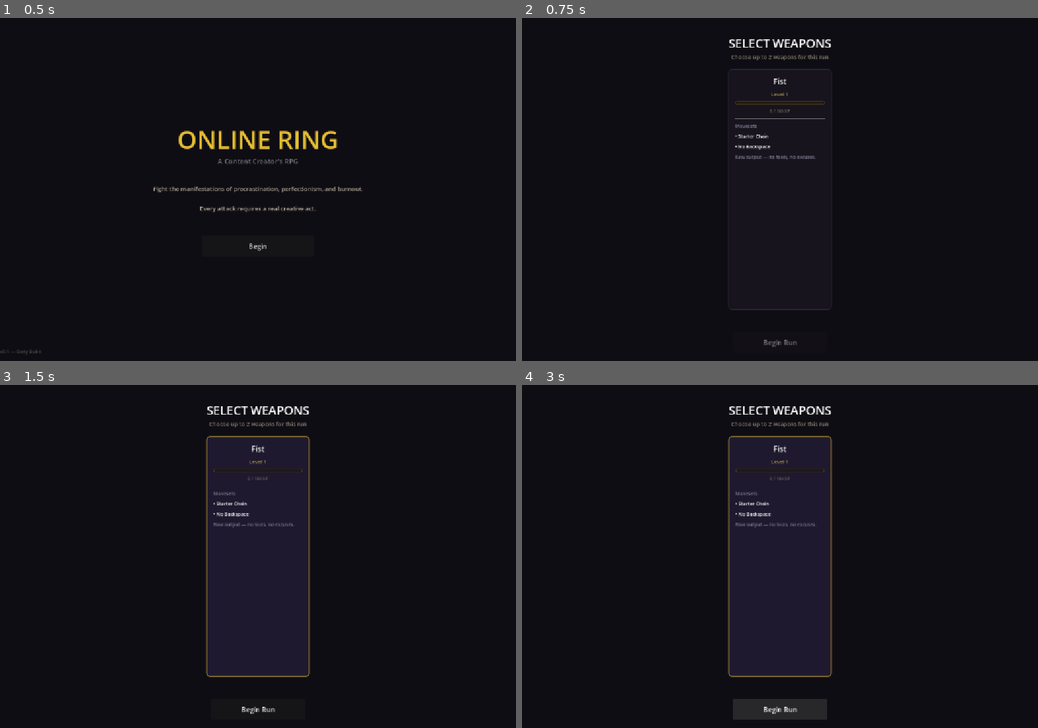
Above: before the commit, frames 1-4 (two rows, left to right).
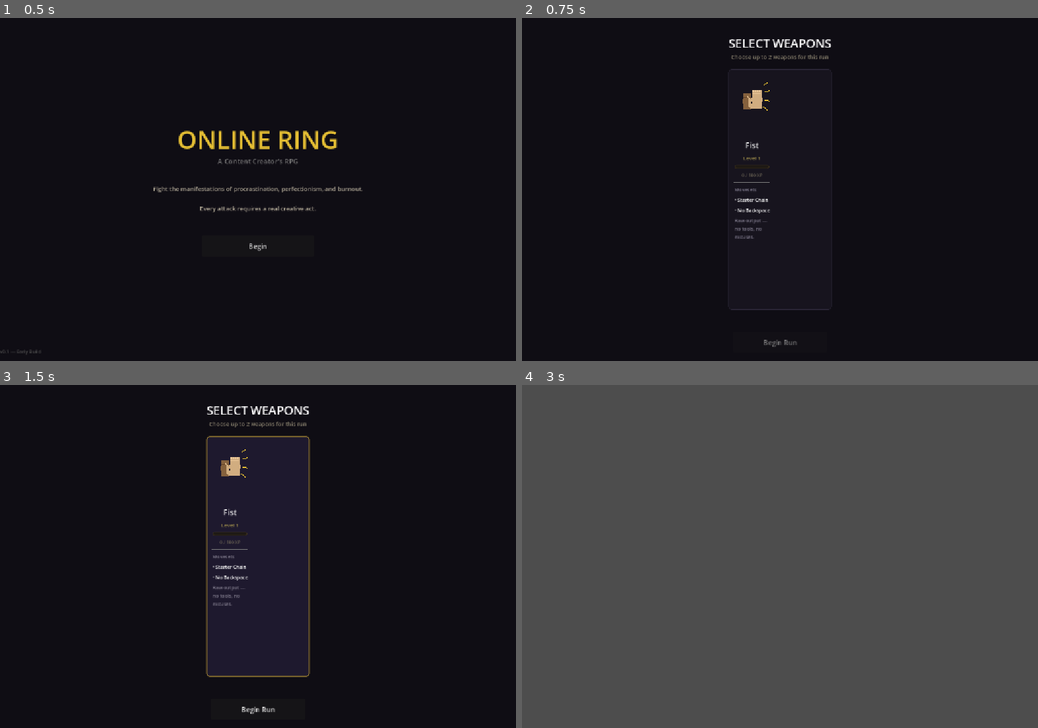
Above: after the commit, the same moments.

Repository: WRCIECH/online-ring
Game: Godot game, scene res://scenes/main/main.tscn
Two runs of this game, one before a commit and one after it. Both use one fixed random seed, a clock stepped at 60 frames per second and the inputs below.
Inputs (mouse positions are in pixels of both pictures, inside the frame that each line leads up to):
- Up to frame 1 (0.5 s): no input
- Up to frame 2 (0.75 s): click "Begin" at 0.5 s
- Up to frame 3 (1.5 s): click (258, 556) at 1.27 s
- Up to frame 4 (3 s): click "Begin Run" at 2 s; click (780, 707) at 2.75 s, where only the run before the commit has a clickable "Begin Run"

Frame 1 is identical in both runs. In frame 2, 0.9% of the frame differs, in the area x 41-59%, y 17-65%; in frame 3, 0.9%; in frame 4, 100%, in the area x 0-100%, y 0-100%.
Error after the commit: Invalid assignment of property or key 'visible' with value of type 'bool' on a base object of type 'Nil'. (res://scripts/combat/weapon_display.gd:27)

Commit message:
Fix scene loading, card click, add fist weapon art
- Fix all 3 .tscn files: ExtResource must be declared before the node
  that references it; remove invalid uid strings — this was causing
  change_scene_to_file() to fail silently (the 'no effect' bug)
- weapon_select_screen: replace PanelContainer card with Panel + a
  transparent Button overlay (PRESET_FULL_RECT) so clicks anywhere on
  the card — including over ProgressBar / WeaponDisplay children — are
  reliably caught regardless of child mouse_filter settings
- weapon_select_screen: add WeaponDisplay (130 px tall) at the top of
  each weapon card so the weapon art is visible during selection
- weapon_display: add 'unarmed' case drawing two raised fists with
  knuckle highlights and gold impact lines

Co-Authored-By: Claude Sonnet 4.6 <noreply@anthropic.com>

Diff:
--- a/data/weapons/moveset_db.gd
+++ b/data/weapons/moveset_db.gd
@@ -127,7 +127,7 @@
 		"types":        ["unarmed", "confidence", "rare"],
 		"steps": [
 			{"name": "Write one opinion without using words like 'maybe', 'perhaps', or 'I think'",
-			                                                            "time": 180, "base_damage": 35, "poise_damage": 15},
+																		"time": 180, "base_damage": 35, "poise_damage": 15},
 		],
 	},
 
--- a/scenes/map/run_map.tscn
+++ b/scenes/map/run_map.tscn
@@ -1,6 +1,6 @@
-[gd_scene format=3 uid="uid://run_map"]
+[gd_scene load_steps=2 format=3]
+
+[ext_resource type="Script" path="res://scripts/map/run_map.gd" id="1"]
 
 [node name="RunMap" type="Control"]
-script = ExtResource("run_map_script")
-
-[ext_resource type="Script" path="res://scripts/map/run_map.gd" id="run_map_script"]
+script = ExtResource("1")
--- a/scenes/ui/run_complete.tscn
+++ b/scenes/ui/run_complete.tscn
@@ -1,6 +1,6 @@
-[gd_scene format=3 uid="uid://run_complete"]
+[gd_scene load_steps=2 format=3]
 
-[ext_resource type="Script" path="res://scripts/ui/run_complete_screen.gd" id="run_complete_script"]
+[ext_resource type="Script" path="res://scripts/ui/run_complete_screen.gd" id="1"]
 
 [node name="RunComplete" type="Control"]
-script = ExtResource("run_complete_script")
+script = ExtResource("1")
--- a/scenes/ui/weapon_select.tscn
+++ b/scenes/ui/weapon_select.tscn
@@ -1,6 +1,6 @@
-[gd_scene format=3 uid="uid://weapon_select"]
+[gd_scene load_steps=2 format=3]
 
-[ext_resource type="Script" path="res://scripts/ui/weapon_select_screen.gd" id="weapon_select_script"]
+[ext_resource type="Script" path="res://scripts/ui/weapon_select_screen.gd" id="1"]
 
 [node name="WeaponSelect" type="Control"]
-script = ExtResource("weapon_select_script")
+script = ExtResource("1")
--- a/scripts/combat/weapon_display.gd
+++ b/scripts/combat/weapon_display.gd
@@ -43,6 +43,7 @@
 	var H  := size.y
 
 	match weapon_id:
+		"unarmed":         _fist(cx, H)
 		"writers_quill":   _quill(cx, H)
 		"dagger":          _dagger(cx, H)
 		"greatsword":      _greatsword(cx, H)
@@ -51,6 +52,56 @@
 		_:                 _generic(cx, H)
 
 	draw_set_transform(Vector2.ZERO, 0.0, Vector2.ONE)
+
+# ── Unarmed / Fist ───────────────────────────────────────────────────────────
+func _fist(cx: float, H: float) -> void:
+	var skin  := Color(0.82, 0.68, 0.50)
+	var dark  := Color(0.52, 0.38, 0.24)
+	var knuck := Color(0.92, 0.78, 0.60)
+	var gold  := Color(0.90, 0.75, 0.20)
+
+	# Back fist (left, slightly behind)
+	draw_colored_polygon(PackedVector2Array([
+		Vector2(cx - 28, H*0.32),
+		Vector2(cx - 4,  H*0.32),
+		Vector2(cx - 2,  H*0.48),
+		Vector2(cx - 4,  H*0.62),
+		Vector2(cx - 26, H*0.62),
+		Vector2(cx - 30, H*0.48),
+	]), dark)
+	draw_line(Vector2(cx - 28, H*0.39), Vector2(cx - 4, H*0.39), Color(0.38, 0.25, 0.14), 1.5)
+
+	# Front fist (right, main)
+	draw_colored_polygon(PackedVector2Array([
+		Vector2(cx + 2,  H*0.26),
+		Vector2(cx + 30, H*0.26),
+		Vector2(cx + 34, H*0.44),
+		Vector2(cx + 30, H*0.60),
+		Vector2(cx + 2,  H*0.60),
+		Vector2(cx - 2,  H*0.44),
+	]), skin)
+	# Knuckle highlights
+	draw_line(Vector2(cx + 2, H*0.33), Vector2(cx + 30, H*0.33), knuck, 2.0)
+	for i in range(4):
+		var kx := cx + 4.0 + i * 7.0
+		draw_circle(Vector2(kx, H*0.28), 2.5, knuck)
+	# Thumb
+	draw_colored_polygon(PackedVector2Array([
+		Vector2(cx - 2,  H*0.44),
+		Vector2(cx - 14, H*0.36),
+		Vector2(cx - 12, H*0.56),
+		Vector2(cx,      H*0.60),
+	]), skin)
+
+	# Impact lines radiating from the right
+	var impact_pts: Array = [
+		[Vector2(cx + 38, H*0.18), Vector2(cx + 52, H*0.12)],
+		[Vector2(cx + 40, H*0.30), Vector2(cx + 56, H*0.28)],
+		[Vector2(cx + 40, H*0.44), Vector2(cx + 56, H*0.46)],
+		[Vector2(cx + 36, H*0.56), Vector2(cx + 50, H*0.62)],
+	]
+	for pts in impact_pts:
+		draw_line(pts[0], pts[1], gold, 2.0)
 
 # ── Writers Quill ─────────────────────────────────────────────────────────────
 func _quill(cx: float, H: float) -> void:
--- a/scripts/ui/weapon_select_screen.gd
+++ b/scripts/ui/weapon_select_screen.gd
@@ -74,20 +74,32 @@
 	_begin_btn.offset_right  = -490
 	add_child(_begin_btn)
 
-func _build_weapon_card(weapon_id: String) -> PanelContainer:
+func _build_weapon_card(weapon_id: String) -> Panel:
 	var wdata: Dictionary = WeaponDB.WEAPONS.get(weapon_id, {})
-	var wlevel: int       = GameManager.get_weapon_level(weapon_id)
-	var wxp:    float     = GameManager.get_weapon_xp(weapon_id)
-	var thres:  float     = WeaponDB.xp_for_next_level(wdata, wlevel)
-
-	var card := PanelContainer.new()
+	var wlevel: int  = GameManager.get_weapon_level(weapon_id)
+	var wxp:    float = GameManager.get_weapon_xp(weapon_id)
+	var thres:  float = WeaponDB.xp_for_next_level(wdata, wlevel)
+
+	# Panel (not PanelContainer) so we can stack a Button overlay on top
+	var card := Panel.new()
 	card.custom_minimum_size = Vector2(240, 0)
 	_style_card(card, false)
 
+	# Content layer
 	var m := _margin(card, 14)
 	var vbox := VBoxContainer.new()
 	vbox.add_theme_constant_override("separation", 8)
 	m.add_child(vbox)
+
+	# Weapon picture
+	var visual := WeaponDisplay.new()
+	visual.custom_minimum_size = Vector2(0, 130)
+	visual.size_flags_horizontal = Control.SIZE_EXPAND_FILL
+	visual.set_weapon(weapon_id)
+	visual.mouse_filter = Control.MOUSE_FILTER_IGNORE
+	vbox.add_child(visual)
+
+	vbox.add_child(HSeparator.new())
 
 	# Name
 	var name_lbl := Label.new()
@@ -107,20 +119,21 @@
 	# XP bar
 	if thres > 0.0:
 		var xp_bar := ProgressBar.new()
-		xp_bar.max_value    = thres
-		xp_bar.value        = wxp
+		xp_bar.max_value       = thres
+		xp_bar.value           = wxp
 		xp_bar.show_percentage = false
 		xp_bar.custom_minimum_size = Vector2(0, 8)
+		xp_bar.mouse_filter    = Control.MOUSE_FILTER_IGNORE
 		var fill := StyleBoxFlat.new()
 		fill.bg_color = Color(0.55, 0.42, 0.12)
 		fill.set_corner_radius_all(4)
-		var bg := StyleBoxFlat.new()
-		bg.bg_color = Color(0.12, 0.10, 0.08)
-		bg.set_corner_radius_all(4)
-		bg.set_border_width_all(1)
-		bg.border_color = Color(0.30, 0.24, 0.10)
+		var bg_sbox := StyleBoxFlat.new()
+		bg_sbox.bg_color = Color(0.12, 0.10, 0.08)
+		bg_sbox.set_corner_radius_all(4)
+		bg_sbox.set_border_width_all(1)
+		bg_sbox.border_color = Color(0.30, 0.24, 0.10)
 		xp_bar.add_theme_stylebox_override("fill",       fill)
-		xp_bar.add_theme_stylebox_override("background", bg)
+		xp_bar.add_theme_stylebox_override("background", bg_sbox)
 		vbox.add_child(xp_bar)
 
 		var xp_lbl := Label.new()
@@ -161,12 +174,17 @@
 	desc.add_theme_color_override("font_color", Color(0.50, 0.48, 0.55))
 	vbox.add_child(desc)
 
-	# Click to select
-	card.mouse_filter = Control.MOUSE_FILTER_STOP
-	card.gui_input.connect(func(event: InputEvent):
-		if event is InputEventMouseButton and event.pressed and event.button_index == MOUSE_BUTTON_LEFT:
-			_toggle_weapon(weapon_id)
-	)
+	# Transparent Button overlay — catches clicks anywhere on the card,
+	# regardless of which child the cursor is over.
+	var overlay := Button.new()
+	overlay.set_anchors_and_offsets_preset(Control.PRESET_FULL_RECT)
+	overlay.flat = true
+	overlay.mouse_default_cursor_shape = Control.CURSOR_POINTING_HAND
+	var empty := StyleBoxEmpty.new()
+	for s in ["normal", "hover", "pressed", "focus", "disabled"]:
+		overlay.add_theme_stylebox_override(s, empty)
+	overlay.pressed.connect(func(): _toggle_weapon(weapon_id))
+	card.add_child(overlay)
 
 	return card
 
@@ -186,7 +204,7 @@
 	for wid in _weapon_cards:
 		_style_card(_weapon_cards[wid], _selected_weapons.has(wid))
 
-func _style_card(card: PanelContainer, selected: bool) -> void:
+func _style_card(card: Panel, selected: bool) -> void:
 	var sbox := StyleBoxFlat.new()
 	sbox.set_corner_radius_all(6)
 	if selected:
